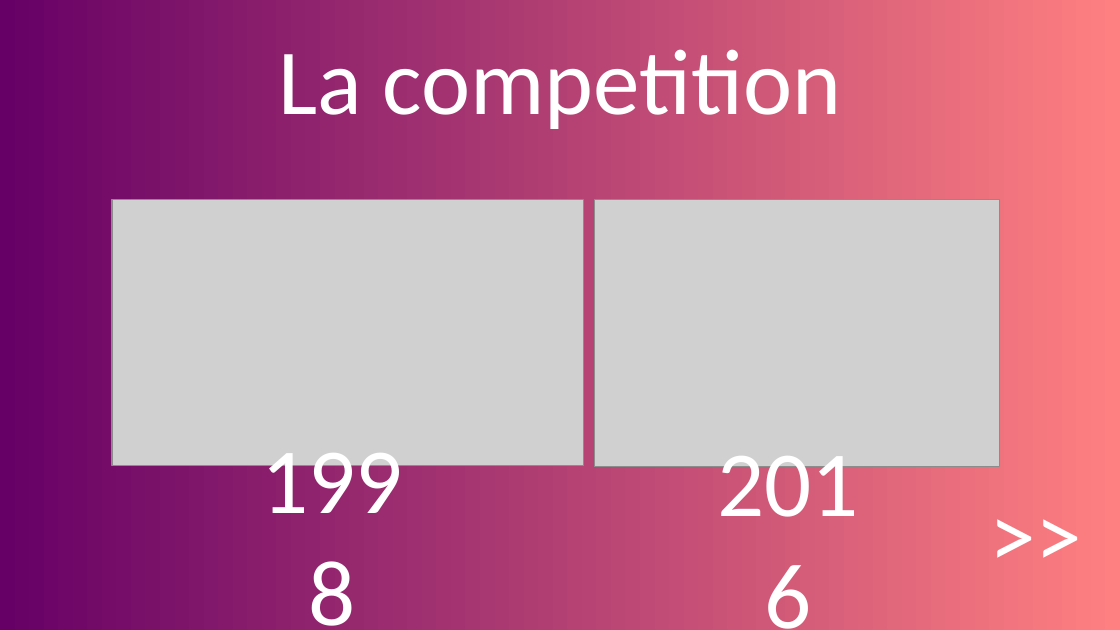
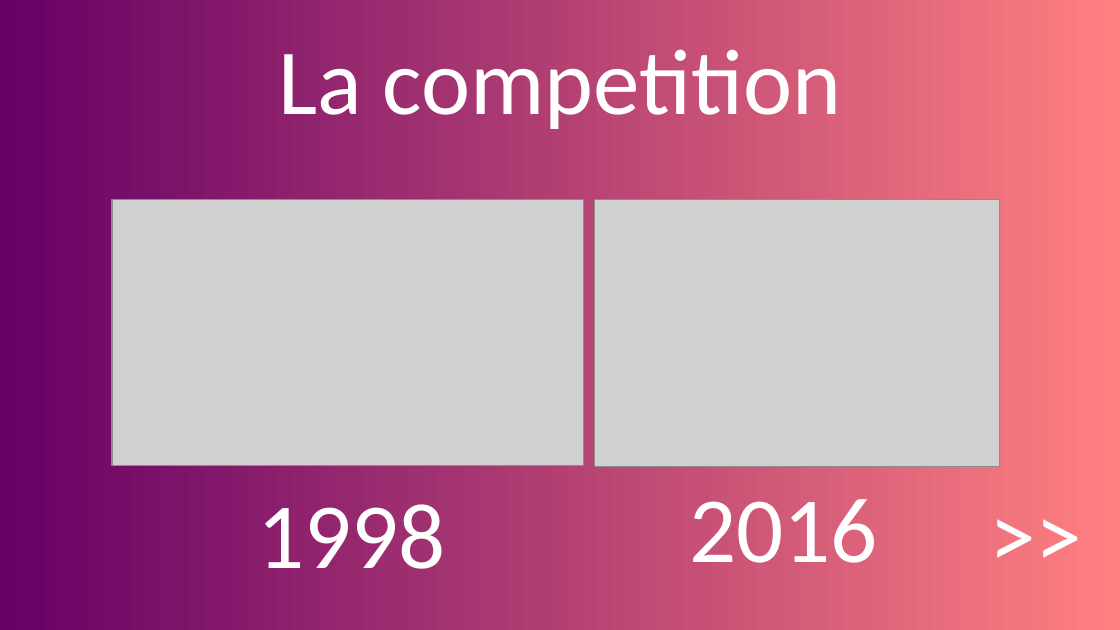
Before and after one commit to Rhoban/Junior, a slide deck: slide 4 of introduction.odp. Drawn at 1120x630 pixels with LibreOffice and Linux fonts; fonts in the diff are those of the drawing; grey boxes stand for pictures. Boxes give left, top, right and bottom in pixels: in the first picture for what was removed or moved away, otherwise in the second. Text is boxed around its words. In the diff, an @@ line names an element or a change of style, - is before the commit and + after.

```diff
--- a/introduction.odp
+++ b/introduction.odp
@@ title "2016" rewrapped from (696,409,880,630) to (690,499,878,563) @@
@@ title "1998" rewrapped from (240,406,424,630) to (258,504,446,569) @@
```
Also in this commit, not shown: 1 other slide changed, 5 slides added, 1 slide removed, 1 other file.
